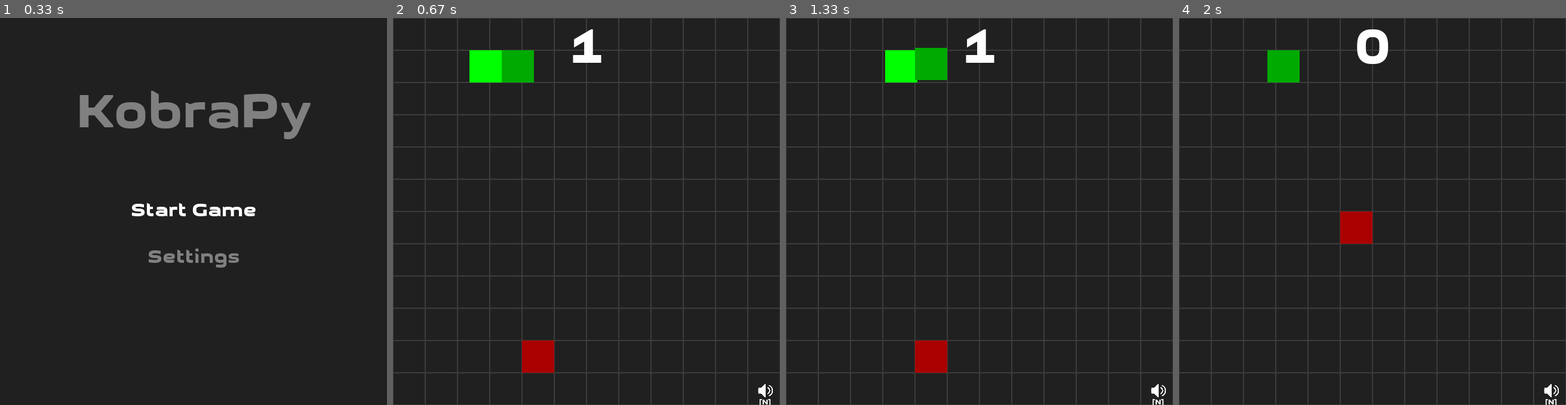
Above: before the commit, frames 1-4 (left to right).
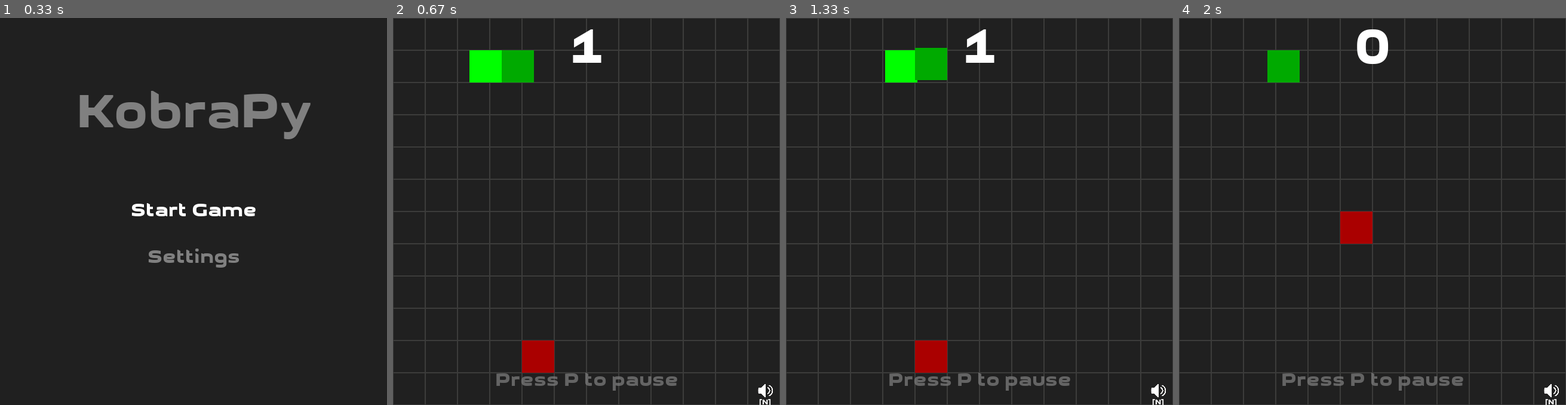
Above: after the commit, the same moments.

Repository: fossguild/naja
Game: pygame game, started from kobra.py
The game is run twice, just before and just after one commit, with the same random seed, the same clock (stepped at 60 frames per second) and the same inputs.
Inputs:
- Up to frame 1 (0.33 s): no input
- Up to frame 2 (0.67 s): tap Enter at 0.33 s
- Up to frame 3 (1.33 s): hold P 0.67-1.13 s; hold Up 0.67-1.13 s; hold P from 1.17 s (still down); hold Up from 1.17 s (still down)
- Up to frame 4 (2 s): release P at 1.63 s; release Up at 1.63 s; tap Enter at 1.67 s

Frame 1 is identical in both runs. In frame 2, 0.7% of the frame differs, in the area x 26-74%, y 91-97%; in frame 3, 0.7%; in frame 4, 0.7%.

Commit message:
feat: changes based on most recent dev version

Diff:
--- a/kobra.py
+++ b/kobra.py
@@ -519,6 +519,23 @@
 
     state.arena.blit(hint_surf, hint_rect)
 
+def draw_pause_screen(state: GameState):
+    """Desenha uma sobreposição semi-transparente e o texto de pausa."""
+    # Cria uma superfície para a sobreposição com transparência alfa
+    overlay = pygame.Surface((WIDTH, HEIGHT), pygame.SRCALPHA)
+    overlay.fill((32, 32, 32, 180))  # Cinza escuro, semi-transparente
+    state.arena.blit(overlay, (0, 0))
+
+    # Mostra o texto "Paused"
+    paused_title = BIG_FONT.render("Paused", True, MESSAGE_COLOR)
+    paused_title_rect = paused_title.get_rect(center=(WIDTH / 2, HEIGHT / 2))
+    state.arena.blit(paused_title, paused_title_rect)
+
+    paused_subtitle = SMALL_FONT.render("Press P to continue", True, MESSAGE_COLOR)
+    paused_subtitle_rect = paused_subtitle.get_rect(
+        center=(WIDTH / 2, HEIGHT * 2 / 3)
+    )
+    state.arena.blit(paused_subtitle, paused_subtitle_rect)
 
 ##
 ## Main game function
@@ -539,6 +556,9 @@
     ## Start flow
     ##
     start_menu(state)  # blocks until user picks "Start Game"
+
+    show_pause_hint_end_time = pygame.time.get_ticks() + 2000  # 2 segundos
+    previous_tail_length = 0
 
     ##
     ## Main loop
@@ -585,6 +605,8 @@
                     sys.exit()
                 elif event.key == pygame.K_p:  # P         : pause game
                     state.game_on = not state.game_on
+                    if state.game_on:
+                        show_pause_hint_end_time = pygame.time.get_ticks() + 2000
                 elif event.key in (pygame.K_m, pygame.K_ESCAPE):  # M or ESC : open menu
                     was_running = state.game_on
                     state.game_on = 0
@@ -615,6 +637,9 @@
 
         ## Update the game
         if state.game_on:
+            if len(state.snake.tail) == 0 and previous_tail_length > 0:
+                show_pause_hint_end_time = pygame.time.get_ticks() + 2000
+            previous_tail_length = len(state.snake.tail)
             # Only update snake position when it has reached its current target
             if (
                 state.snake.target_x == state.snake.head.x
@@ -740,6 +765,16 @@
             )  # Increase speed
             state.apple.ensure_valid_position(state.snake, state.obstacles)
 
+        if pygame.time.get_ticks() < show_pause_hint_end_time and state.game_on:
+            hint_surf = SMALL_FONT.render("Press P to pause", True, MESSAGE_COLOR)
+            hint_surf.set_alpha(180)  # Deixa o texto semi-transparente
+            hint_rect = hint_surf.get_rect(center=(WIDTH / 2, HEIGHT - 40))
+            state.arena.blit(hint_surf, hint_rect)
+
+        # Se o jogo estiver pausado, desenha a tela de pausa por cima de tudo
+        if not state.game_on:
+            draw_pause_screen(state)
+
         # Update display
         pygame.display.update()
 
